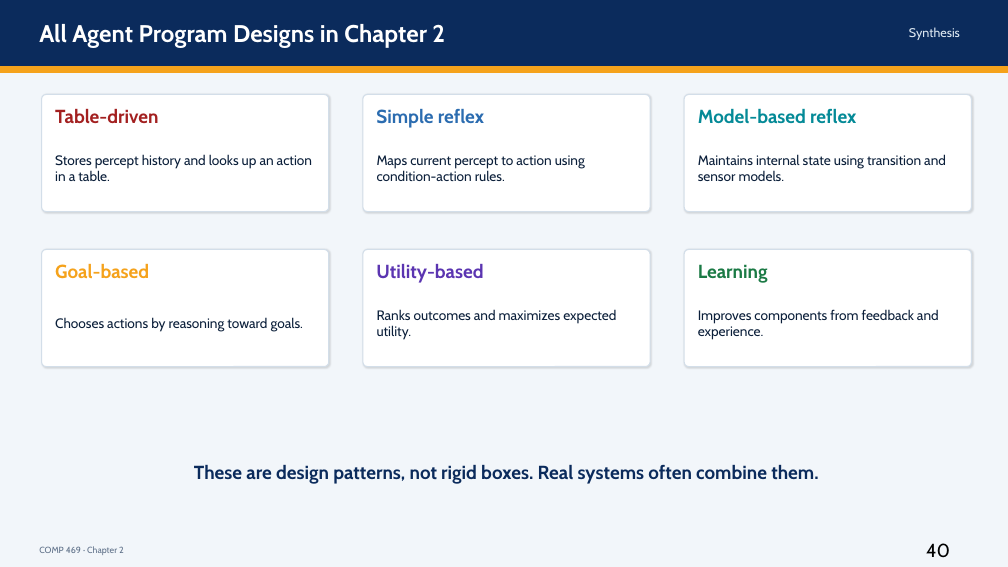
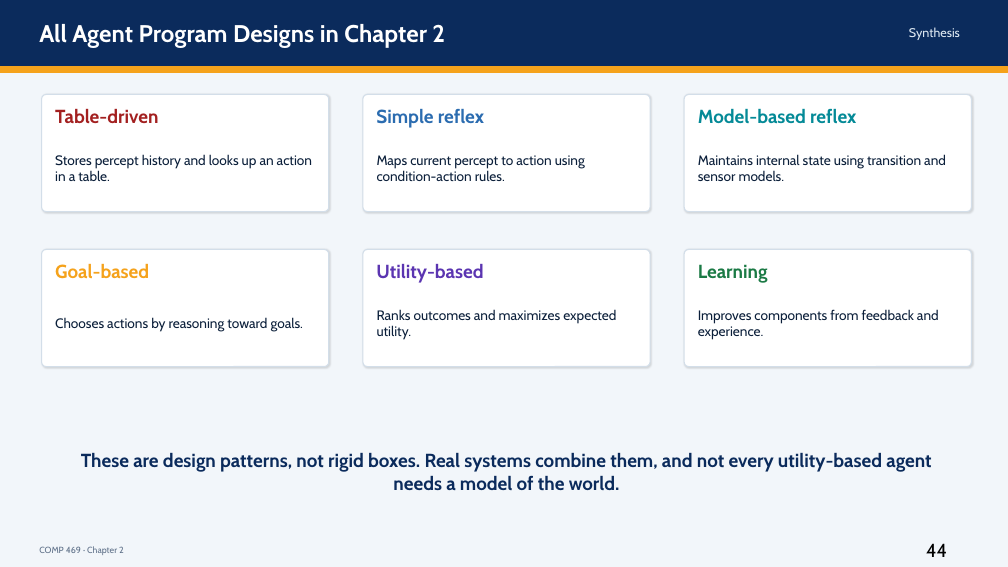
Before and after one commit to DrNatas/Comp_469, a slide deck: slide 44 of Fall 2026/L02 - Intelligent Agents/Chapter 2 - Intelligent Agents.pptx. Drawn at 1008x567 pixels with LibreOffice and Linux fonts; fonts in the diff are those of the drawing. Boxes give left, top, right and bottom in pixels: in the first picture for what was removed or moved away, otherwise in the second. Text is boxed around its words. In the diff, an @@ line names an element or a change of style, - is before the commit and + after.

```diff
--- a/Fall 2026/L02 - Intelligent Agents/Chapter 2 - Intelligent Agents.pptx
+++ b/Fall 2026/L02 - Intelligent Agents/Chapter 2 - Intelligent Agents.pptx
@@ text at <box>81,453,931,491</box>: text changed @@
-These are design patterns, not rigid boxes. Real systems often combine them.
+These are design patterns, not rigid boxes. Real systems combine them, and not every utility-based agent needs a model of the world.
@@ text at <box>926,543,947,557</box>: text changed @@
-40
+44
```
Also in this commit, not shown: 37 other slides changed, 2 other files.
